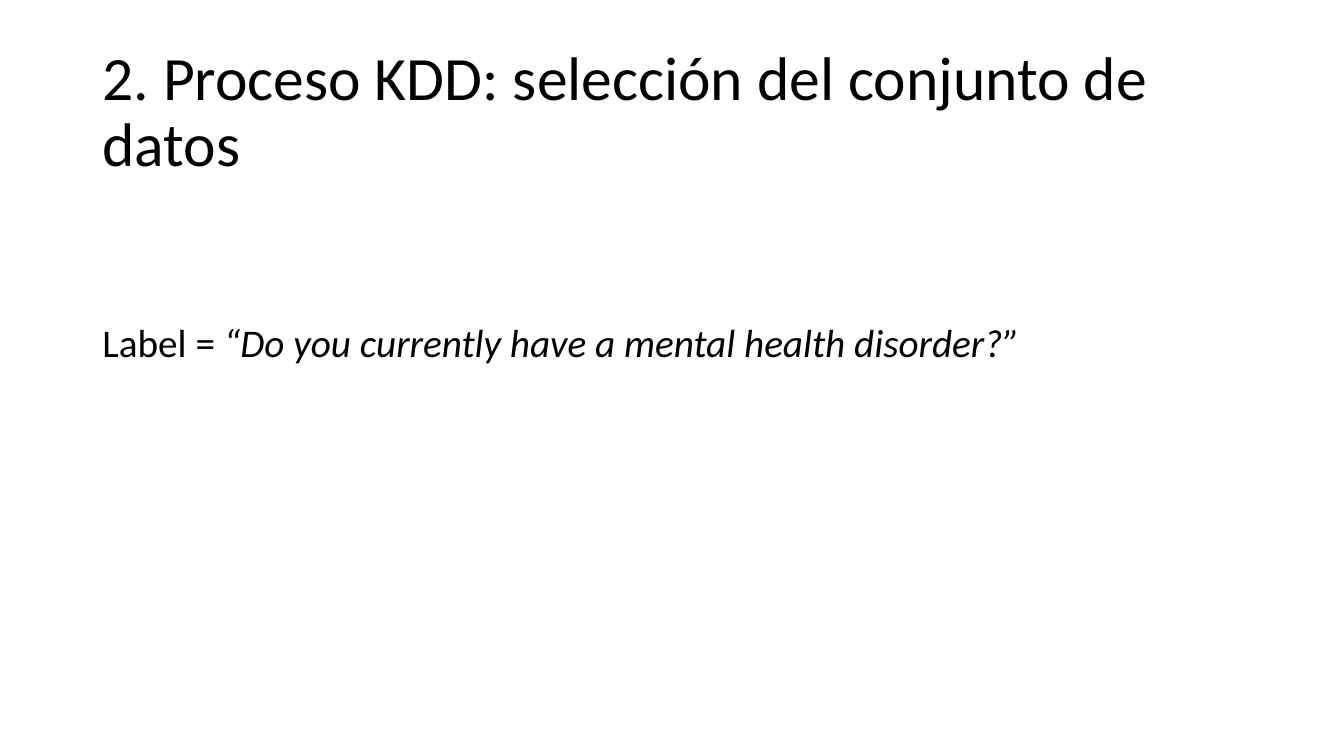
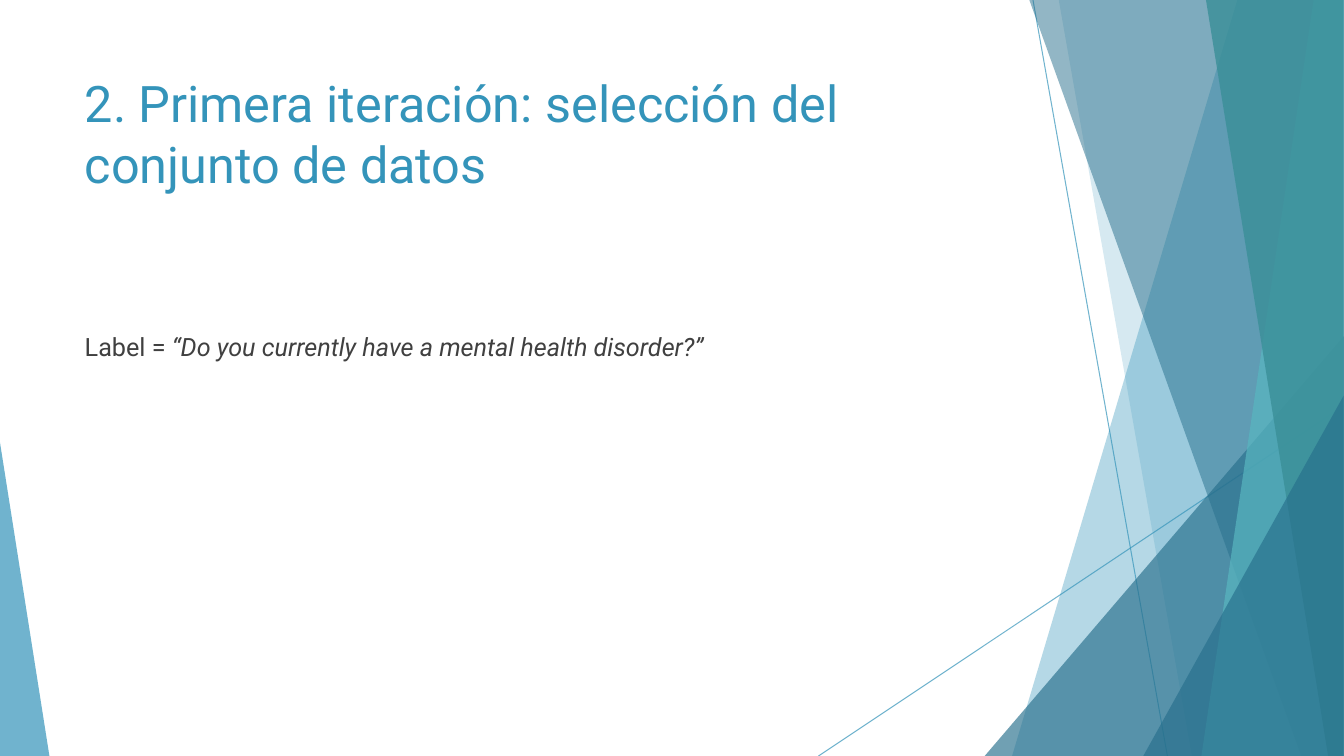
Before and after one commit to Geadalu/DataMiningHealth, a slide deck: slide 5 of Presentación DataMiningHealth.pptx. Drawn at 1344x756 pixels with LibreOffice and Linux fonts; fonts in the diff are those of the drawing. Boxes give left, top, right and bottom in pixels: in the first picture for what was removed or moved away, otherwise in the second. Text is boxed around its words. In the diff, an @@ line names an element or a change of style, - is before the commit and + after.

```diff
--- a/Presentación DataMiningHealth.pptx
+++ b/Presentación DataMiningHealth.pptx
@@ title "2. Primera iteración: selección del ..." at (85, 84, 838, 194): vertical alignment middle to top @@
@@ title at (85, 84, 838, 194): text changed; size 44 to 36 pt; font Calibri to Roboto; text colour #000000 to #3494BA @@
-2. Proceso KDD: selección del conjunto de datos
+2. Primera iteración: selección del conjunto de datos
@@ text "Label = “Do you currently ...": place and size @@
-text "Label = “Do you currently ..." at (102, 329, 1019, 364)
+text "Label = “Do you currently ..." at (85, 337, 704, 362)
@@ text "Label = “Do you currently ..." at (85, 337, 704, 362): size 28 to 18 pt, font Calibri to Roboto, text colour #000000 to #404040; line spacing 0.9 to 1 @@
@@ group added at (0, 0, 1344, 756): 5 freeform shapes, 3 triangles, 2 lines @@
```
Also in this commit, not shown: 14 other slides changed, 5 slides added, 2 other files.
